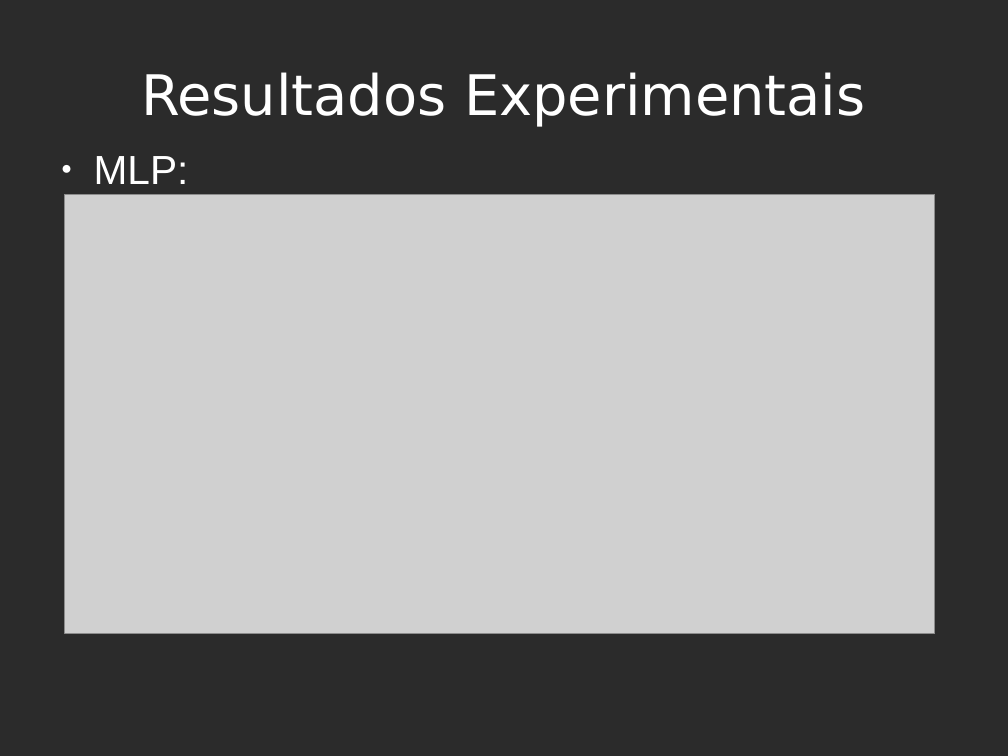
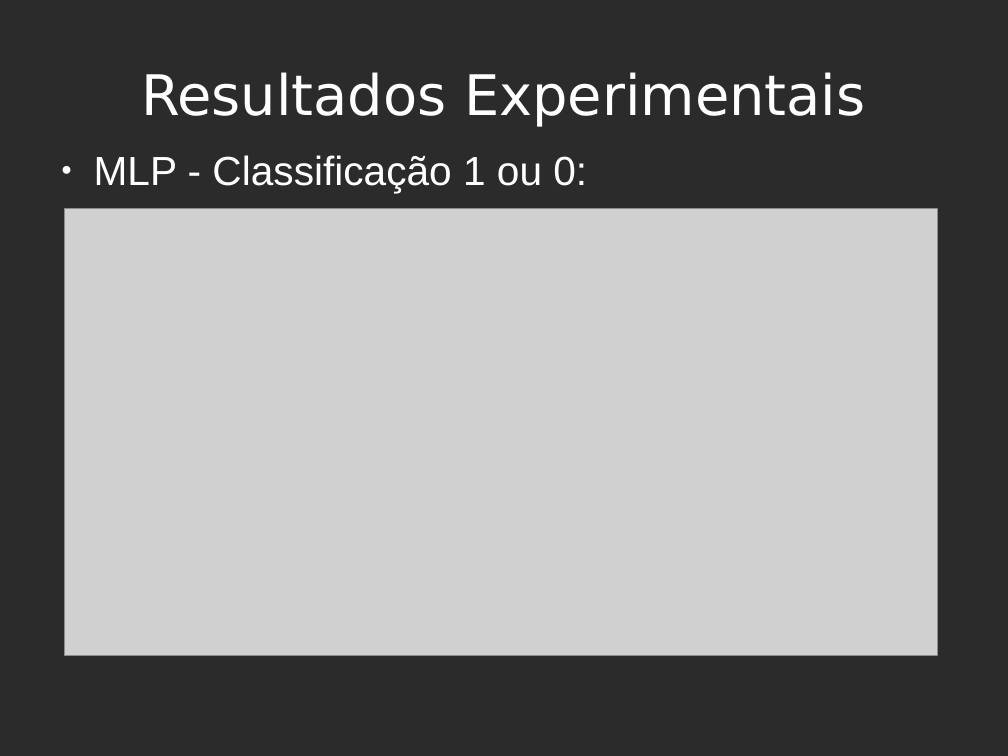
Before and after one commit to sdkgit123/RNA-atv3, a slide deck: slide 18 of RNA-apresentacao.odp (slide 17 before the commit). Drawn at 1008x756 pixels with LibreOffice and Linux fonts; fonts in the diff are those of the drawing; grey boxes stand for pictures; background and template pictures are left out; a plain dark background stands for a picture behind light text. Boxes give left, top, right and bottom in pixels: in the first picture for what was removed or moved away, otherwise in the second. Text is boxed around its words. In the diff, an @@ line names an element or a change of style, - is before the commit and + after.

```diff
--- a/RNA-apresentacao.odp
+++ b/RNA-apresentacao.odp
@@ text at <box>94,155,587,193</box>: text changed @@
-● MLP:
+● MLP - Classificação 1 ou 0:
@@ picture: place and size @@
-picture at <box>65,195,936,634</box>
+picture at <box>65,209,938,655</box>
```
Also in this commit, not shown: 10 other slides changed, 9 slides added, 1 other file.
